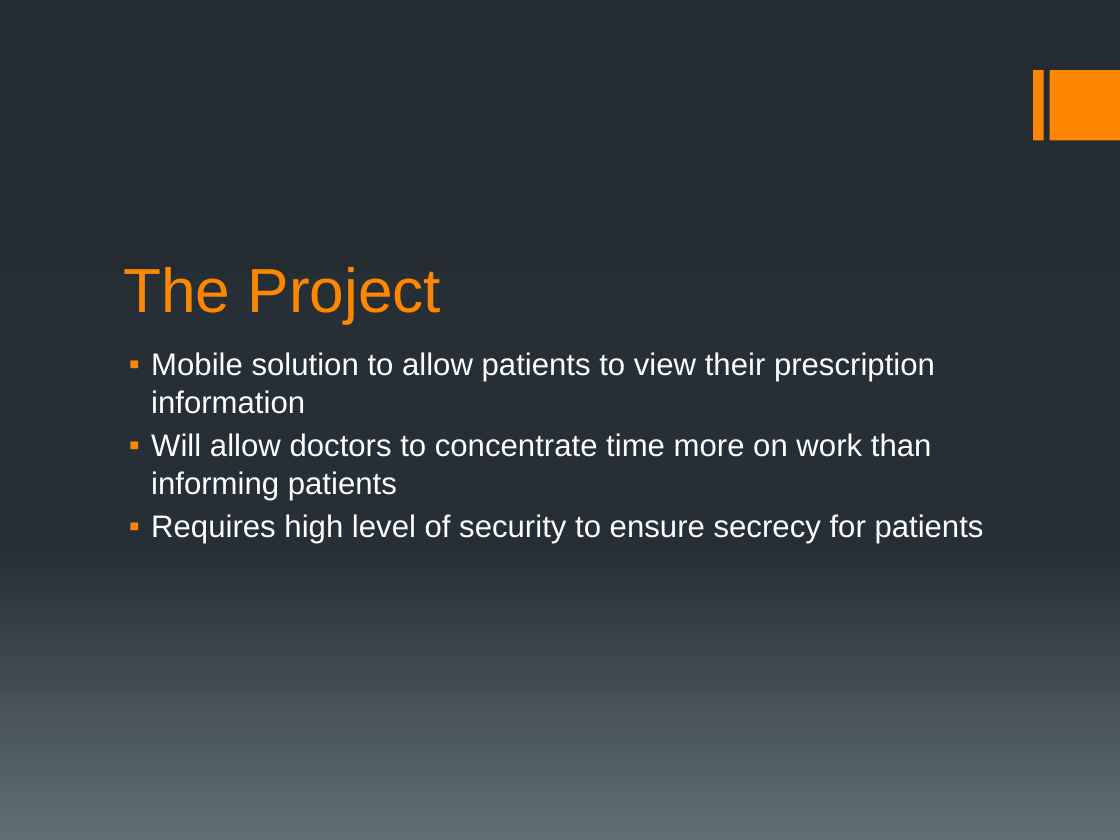
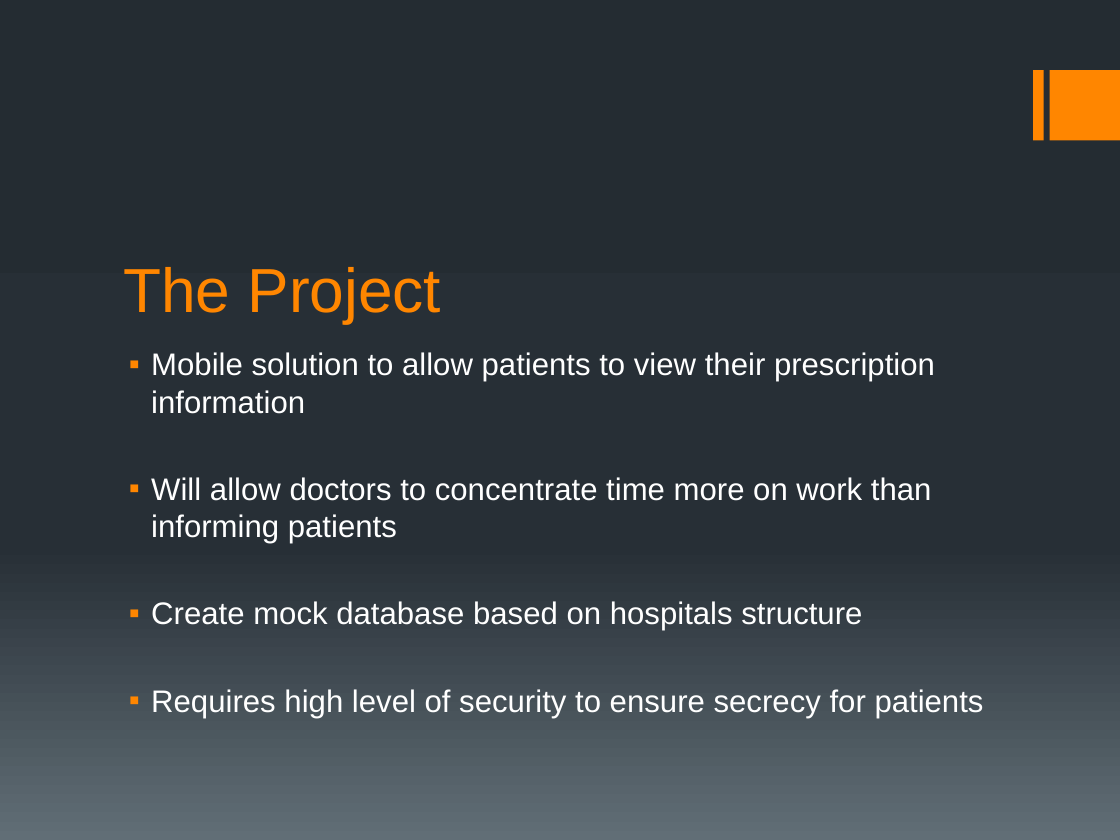
Before and after one commit to ShawnHesch/SAAPI, a slide deck: slide 5 of SAAPI_Walkthrough.pptx. Drawn at 1120x840 pixels with LibreOffice and Linux fonts; fonts in the diff are those of the drawing. Boxes give left, top, right and bottom in pixels: in the first picture for what was removed or moved away, otherwise in the second. Text is boxed around its words. In the diff, an @@ line names an element or a change of style, - is before the commit and + after.

Commit message:
Further updates to slides
Added and formatted The Project section

```diff
--- a/SAAPI_Walkthrough.pptx
+++ b/SAAPI_Walkthrough.pptx
@@ text at box(151, 601, 862, 631): paragraph added @@
+▪ Create mock database based on hospitals structure
```
Also in this commit, not shown: 1 slide added.
